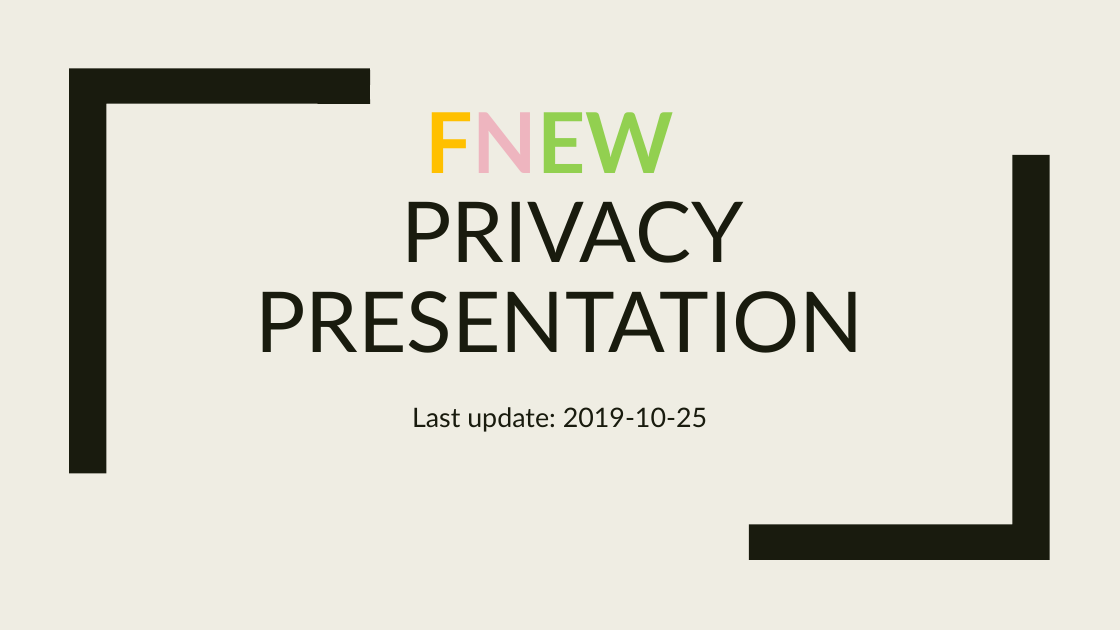
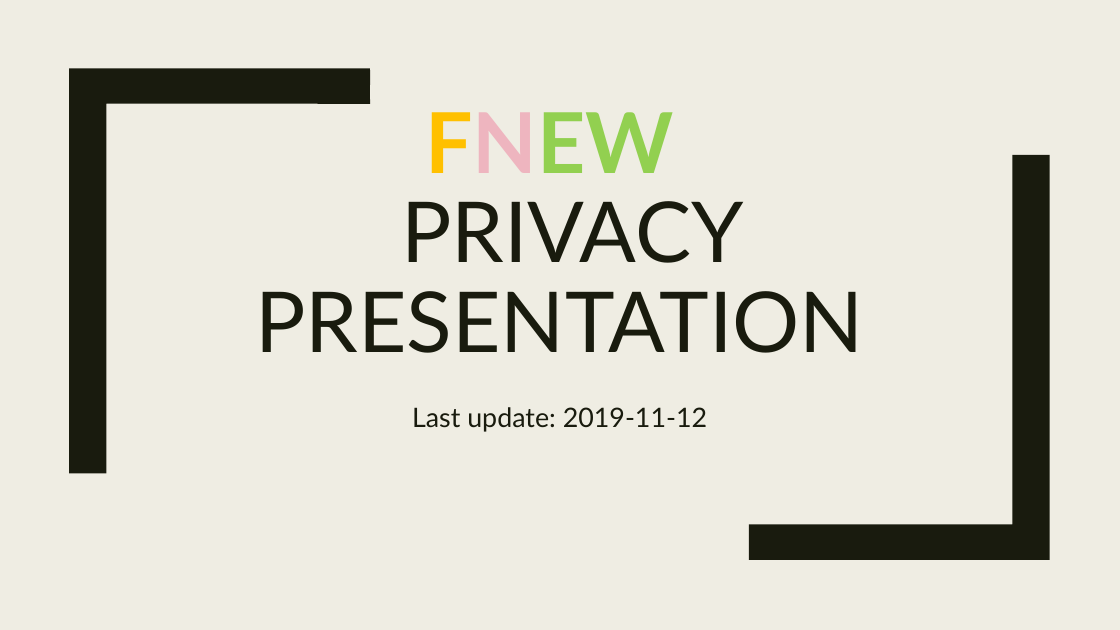
Before and after one commit to 0810-Software/FNew-ZeroNet, a slide deck: slide 1 of Privacy-presentation.pptx. Drawn at 1120x630 pixels with LibreOffice and Linux fonts; fonts in the diff are those of the drawing. Boxes give left, top, right and bottom in pixels: in the first picture for what was removed or moved away, otherwise in the second. Text is boxed around its words. In the diff, an @@ line names an element or a change of style, - is before the commit and + after.

Commit message:
Update privacy documentation

```diff
--- a/Privacy-presentation.pptx
+++ b/Privacy-presentation.pptx
@@ subtitle at box(412, 407, 707, 432): text changed @@
-Last update: 2019-10-25
+Last update: 2019-11-12
```
Also in this commit, not shown: 1 other slide changed, 1 other file.
